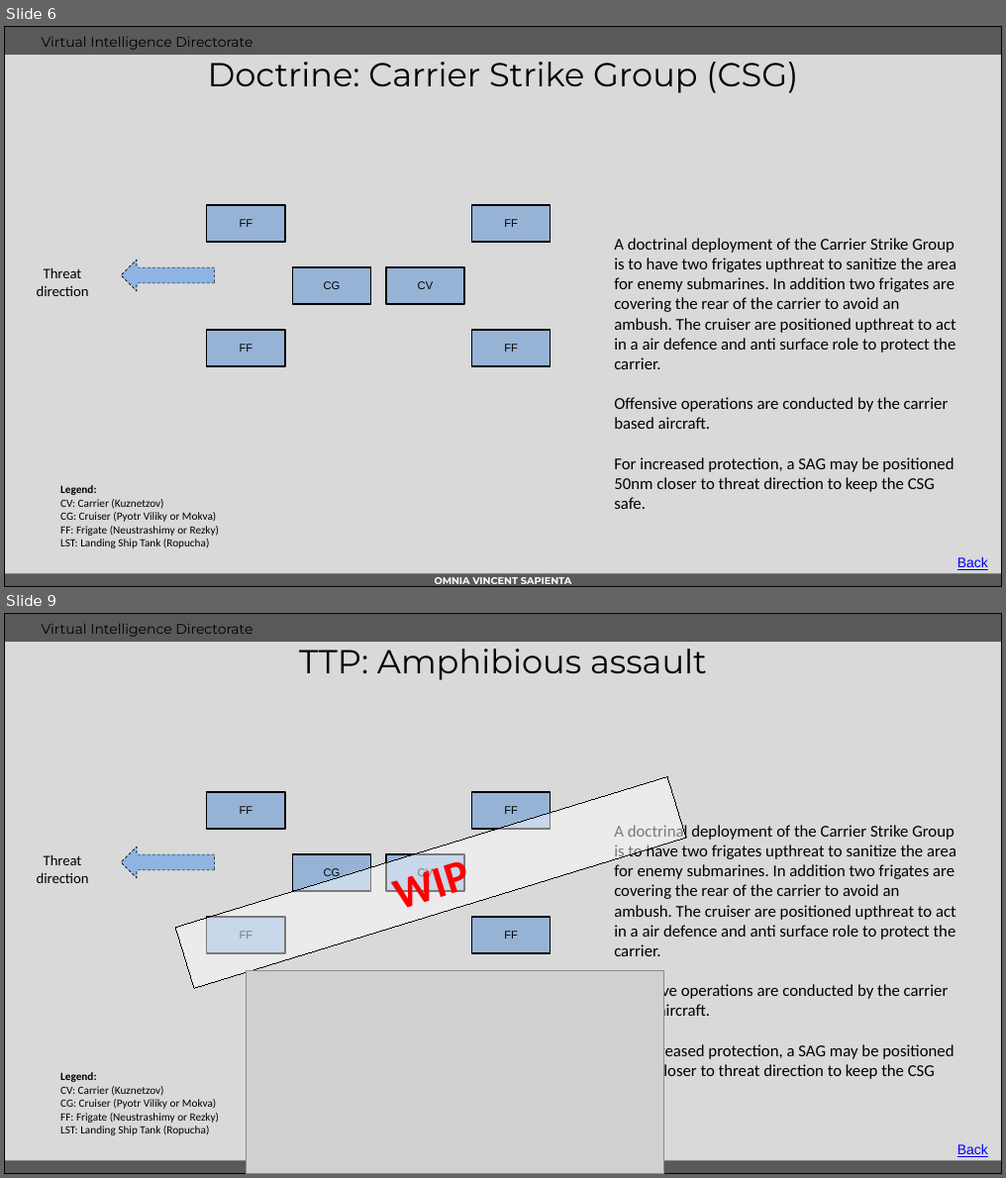
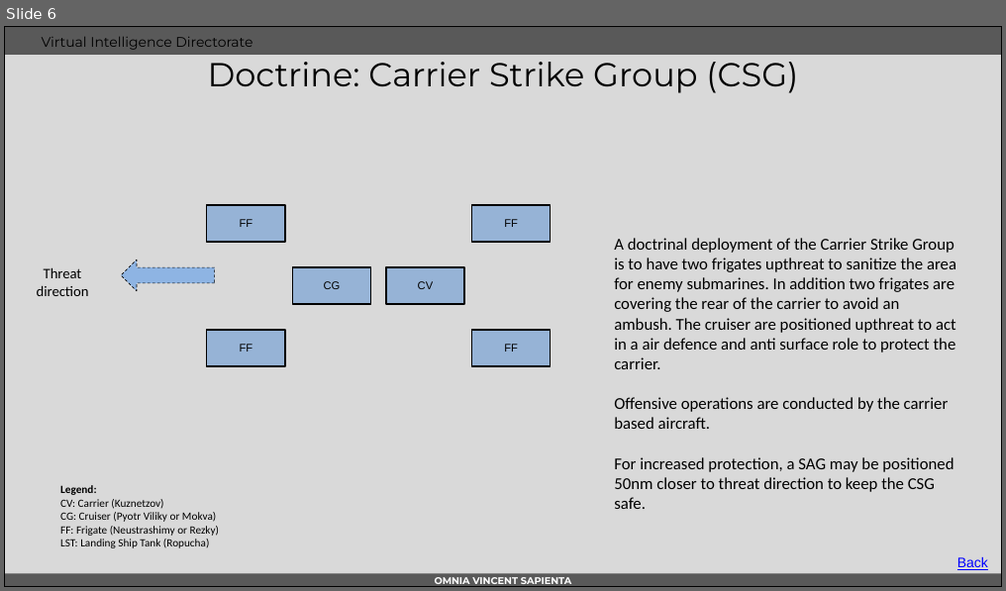
Before and after one commit to 132nd-vWing/OPAT-background, a slide deck: INTEL/VID/WIP/INTREP VID OPAC-004 - Notian Navy.pptx. Shown one above the other, each under a label of ours: slides 6 and 9 before the commit, slide 6 after it; the slides between them are not shown. The pictures are 1006x1178 and 1006x591 pixels, drawn with LibreOffice and Linux fonts; fonts in the diff are those of the drawing; grey boxes stand for pictures; background and template pictures are left out. Boxes give left, top, right and bottom in pixels: in the first picture for what was removed or moved away, otherwise in the second. Text is boxed around its words. In the diff, an @@ line names an element or a change of style, - is before the commit and + after.

```diff
--- a/INTEL/VID/WIP/INTREP VID OPAC-004 - Notian Navy.pptx
+++ b/INTEL/VID/WIP/INTREP VID OPAC-004 - Notian Navy.pptx
@@ slide 9 removed at (4, 613, 1002, 1174), background #D9D9D9; not listed: 5 template elements that a slide beside it also shows @@
@@ title removed at (299, 641, 707, 680) @@
-TTP: Amphibious assault
@@ rectangle removed at (175, 776, 687, 988) @@
-WIP
@@ rectangle removed at (207, 792, 285, 830) @@
@@ text removed at (240, 806, 253, 814) @@
-FF
@@ rectangle removed at (472, 792, 550, 830) @@
@@ text removed at (504, 806, 518, 814) @@
-FF
@@ right arrow removed at (121, 847, 215, 877) @@
@@ text removed at (614, 823, 956, 1080) @@
-A doctrinal deployment of the Carrier Strike Group is to have two frigates upthreat to sanitize the area for enemy submarines. In addition two frigates are covering the rear of the carrier to avoid an ambush. The cruiser are positioned upthreat to act in a air defence and anti surface role to protect the carrier.
-Offensive operations are conducted by the carrier based aircraft.
-For increased protection, a SAG may be positioned 50nm closer to threat direction to keep the CSG safe.
@@ text removed at (37, 855, 89, 883) @@
-Threat direction
@@ rectangle removed at (292, 855, 371, 891) @@
@@ text removed at (324, 868, 341, 878) @@
-CG
@@ rectangle removed at (386, 855, 465, 891) @@
@@ text removed at (418, 868, 434, 878) @@
-CV
@@ rectangle removed at (207, 917, 285, 955) @@
@@ text removed at (240, 931, 253, 939) @@
-FF
@@ rectangle removed at (472, 917, 550, 955) @@
@@ text removed at (504, 931, 518, 939) @@
-FF
@@ picture removed at (246, 970, 663, 1173) @@
@@ text removed at (60, 1072, 219, 1136) @@
-Legend:
-CV: Carrier (Kuznetzov)
-CG: Cruiser (Pyotr Viliky or Mokva)
-FF: Frigate (Neustrashimy or Rezky)
-LST: Landing Ship Tank (Ropucha)
@@ text removed at (957, 1145, 988, 1157) @@
-Back
```
Also in this commit, not shown: 3 slides changed, 2 slides added, 1 other slide removed, 5 other files.
